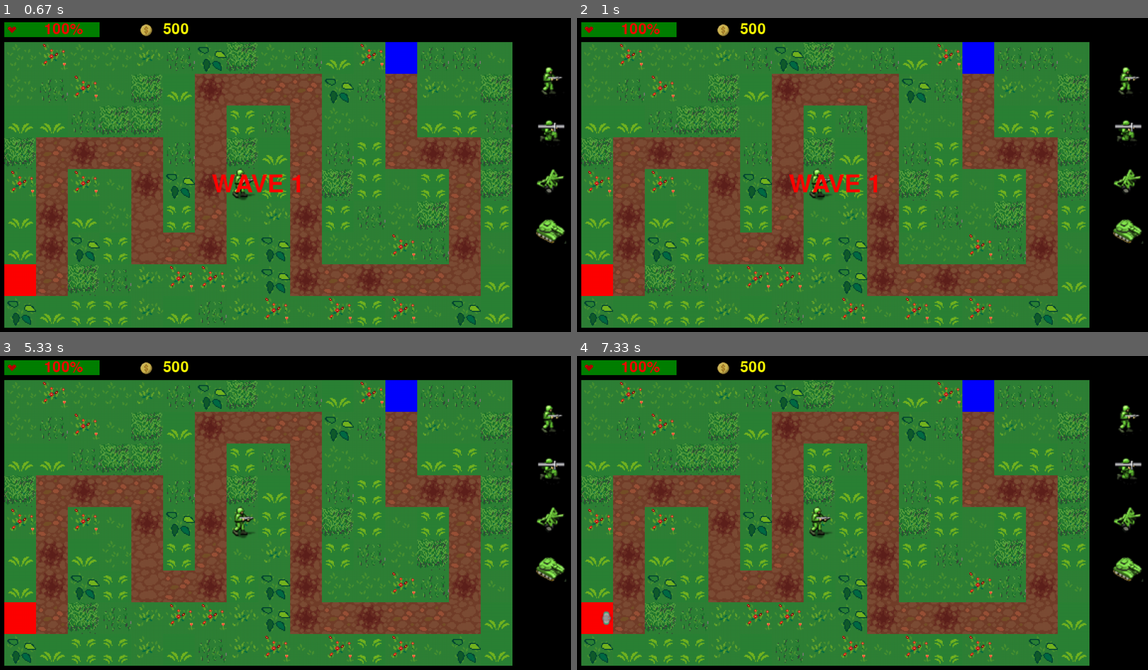
Above: before the commit, frames 1-4 (two rows, left to right).
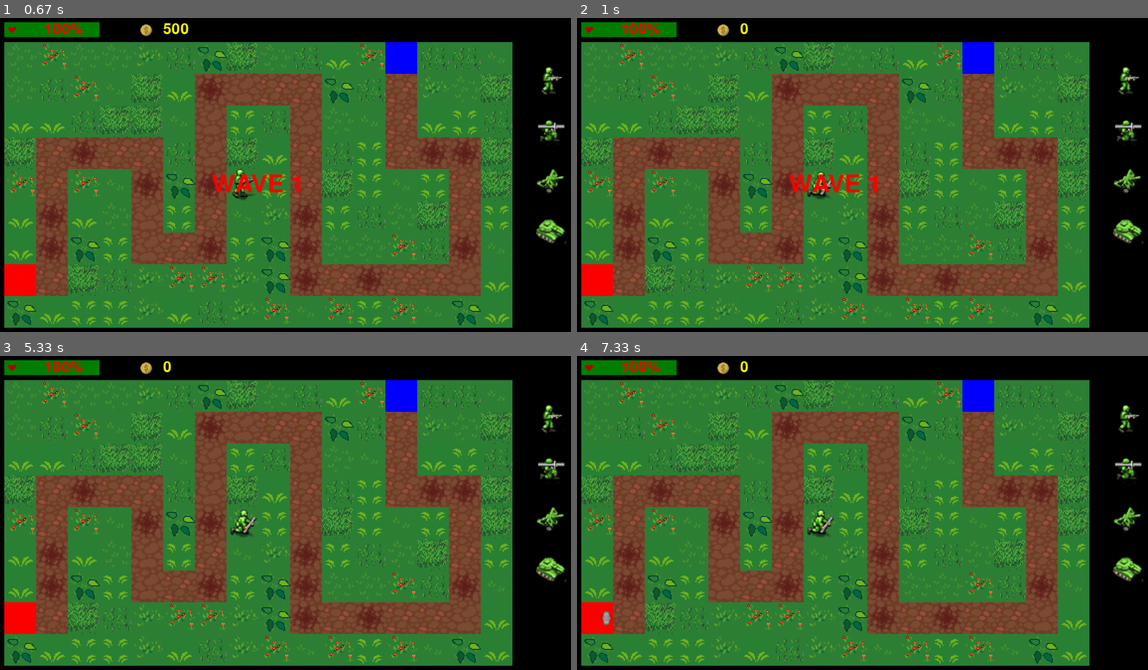
Above: after the commit, the same moments.

Repository: Eric-Guerra-Ribeiro/veik-defense
Game: pygame game, started from main.py
Same seed, same stepped clock (60 frames per second), same inputs: the game is played once before the commit and once after it.
Inputs:
- Up to frame 1 (0.67 s): click "WAVE 1" at 0.38 s
- Up to frame 2 (1 s): click "WAVE 1" at 0.72 s
- Up to frame 3 (5.33 s): no input
- Up to frame 4 (7.33 s): no input

Frame 1 is identical in both runs. In frame 2, 0.3% of the frame differs, in the area x 28-45%, y 1-58%; in frame 3, 0.3%; in frame 4, 0.3%.

Commit message:
adding machine gun updates 1 and 2

Diff:
--- a/art.py
+++ b/art.py
@@ -62,13 +62,16 @@
         """
         Creates surfaces with an image of each tower type.
         """
-        mgun_sur = pygame.image.load("sprites/tower/machinegun0.png")
+        mgunlvl1_sur = pygame.image.load("sprites/tower/machinegun0.png")
+        mgunlvl2_sur = pygame.image.load("sprites/tower/124.png")
+        mgunlvl3_sur = pygame.image.load("sprites/tower/antitank1.png")
         cannon_sur = pygame.image.load("sprites/tower/cannon0.png")
         antitank_sur = pygame.image.load("sprites/tower/antitank0.png")
         missile_sur = pygame.image.load("sprites/tower/missile0.png")
         nuclearpp_sur = pygame.image.load("sprites/general/nuclearplant.png")
         coalfactory_sur = pygame.image.load("sprites/general/factory.png")
-        return {enums.Tower.MACHINE_GUN_LVL1: mgun_sur, enums.Tower.CANNON: cannon_sur,
+        return {enums.Tower.MACHINE_GUN_LVL1: mgunlvl1_sur, enums.Tower.MACHINE_GUN_LVL2: mgunlvl2_sur,
+                enums.Tower.MACHINE_GUN_LVL3: mgunlvl3_sur, enums.Tower.CANNON: cannon_sur,
                 enums.Tower.ANTI_TANK: antitank_sur, enums.Tower.MISSILE: missile_sur,
                 enums.Tower.NUCLEAR_PLANT: nuclearpp_sur, enums.Tower.COAL_FACTORY: coalfactory_sur}
 
--- a/enums.py
+++ b/enums.py
@@ -26,18 +26,12 @@
     """
     MACHINE_GUN_LVL1 = enum.auto()
     MACHINE_GUN_LVL2 = enum.auto()
+    MACHINE_GUN_LVL3 = enum.auto()
     CANNON = enum.auto()
     ANTI_TANK = enum.auto()
     MISSILE = enum.auto()
     COAL_FACTORY = enum.auto()
     NUCLEAR_PLANT = enum.auto()
-
-    def succ(self):
-        v = self.value + 1
-        try:
-            return Tower(v)
-        except:
-            return Tower(1)
 
 class GameState(enum.Enum):
     """
--- a/inputs.py
+++ b/inputs.py
@@ -78,6 +78,7 @@
         self.game = game
         self.boards = {
             enums.GameState.PLAYING : [
+                Board(pgc.MAP_CORNER_POS, (gc.MAP_WIDTH, gc.MAP_HEIGHT), pgc.GRID_SIZE, utils.update_tower, self.game),
                 Board(pgc.MAP_CORNER_POS, (gc.MAP_WIDTH, gc.MAP_HEIGHT), pgc.GRID_SIZE, utils.add_tower, self.game)
             ]
         }
--- a/tower.py
+++ b/tower.py
@@ -16,7 +16,7 @@
         self.range = gc.BASE_RANGE
         self.shoot_progress = 0
         self.cant_shoot = []
-        self.level = 1
+        self.update_price = 0
 
     def in_range(self, pos):
         dist2 = (self.pos[0] - pos[0])**2 + (self.pos[1] - pos[1])**2
@@ -61,7 +61,6 @@
     """
 
     price = gc.BASE_PRICE
-    update_price = gc.BASE_PRICE
 
     def __init__(self, bf_map, pos):
         super().__init__(bf_map, pos)
@@ -72,6 +71,7 @@
         self.size = gc.BASE_SIZE
         self.tower_type = enums.Tower.MACHINE_GUN_LVL1
         self.cant_shoot.append(enums.Unit.AIR_FORCE)
+        self.update_price = gc.BASE_PRICE
 
 class MachineGunLvl2(Tower):
     """
@@ -85,9 +85,24 @@
         self.fire_rate = 12*gc.BASE_FIRE_RATE
         self.dmg = gc.BASE_TDMG*1.3
         self.size = gc.BASE_SIZE
-        self.tower_type = enums.Tower.MACHINE_GUN_LVL1
+        self.tower_type = enums.Tower.MACHINE_GUN_LVL2
         self.cant_shoot.append(enums.Unit.AIR_FORCE)
+        self.update_price = 2*gc.BASE_PRICE
 
+class MachineGunLvl3(Tower):
+    """
+    Machine gun defense tower Level 3.
+    """
+
+    def __init__(self, bf_map, pos):
+        super().__init__(bf_map, pos)
+        self.pos = pos
+
+        self.fire_rate = 15*gc.BASE_FIRE_RATE
+        self.dmg = gc.BASE_TDMG*1.8
+        self.size = gc.BASE_SIZE
+        self.tower_type = enums.Tower.MACHINE_GUN_LVL3
+        self.cant_shoot.append(enums.Unit.AIR_FORCE)
 
 
 class Cannon(Tower):
--- a/utils.py
+++ b/utils.py
@@ -49,6 +49,19 @@
             game.towers.append(tower.Missile(game.bf_map, map_cell))
             game.decrease_resources(tower.Missile.price)
 
+def update_tower(map_cell, game):
+    "Updates a tower in map"
+    if not game.are_cells_empty(map_cell, 1):
+        for index, curr_tower in enumerate(game.towers):
+            if curr_tower.pos == map_cell and game.resources >= curr_tower.update_price:
+                price = curr_tower.update_price
+                if curr_tower.tower_type == enums.Tower.MACHINE_GUN_LVL1:
+                    game.towers[index] = tower.MachineGunLvl2(game.bf_map, map_cell)
+                elif curr_tower.tower_type == enums.Tower.MACHINE_GUN_LVL2:
+                    game.towers[index] = tower.MachineGunLvl3(game.bf_map, map_cell)
+
+                game.decrease_resources(price)
+                break
 
 def select_tower(game, tower):
     """
